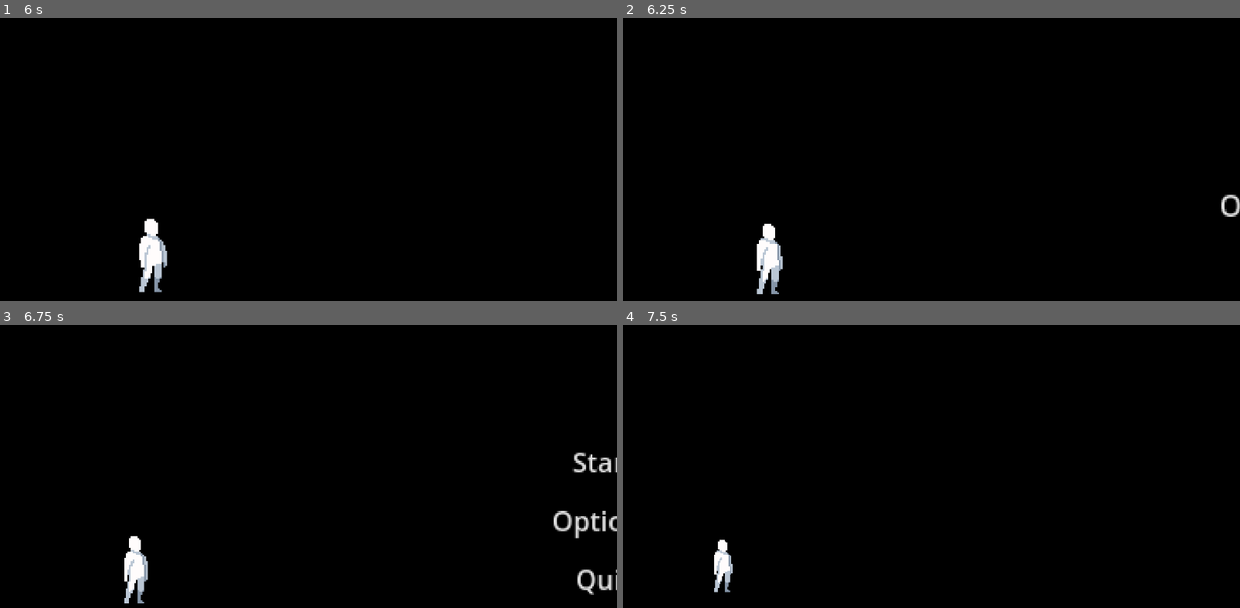
Above: before the commit, frames 1-4 (two rows, left to right).
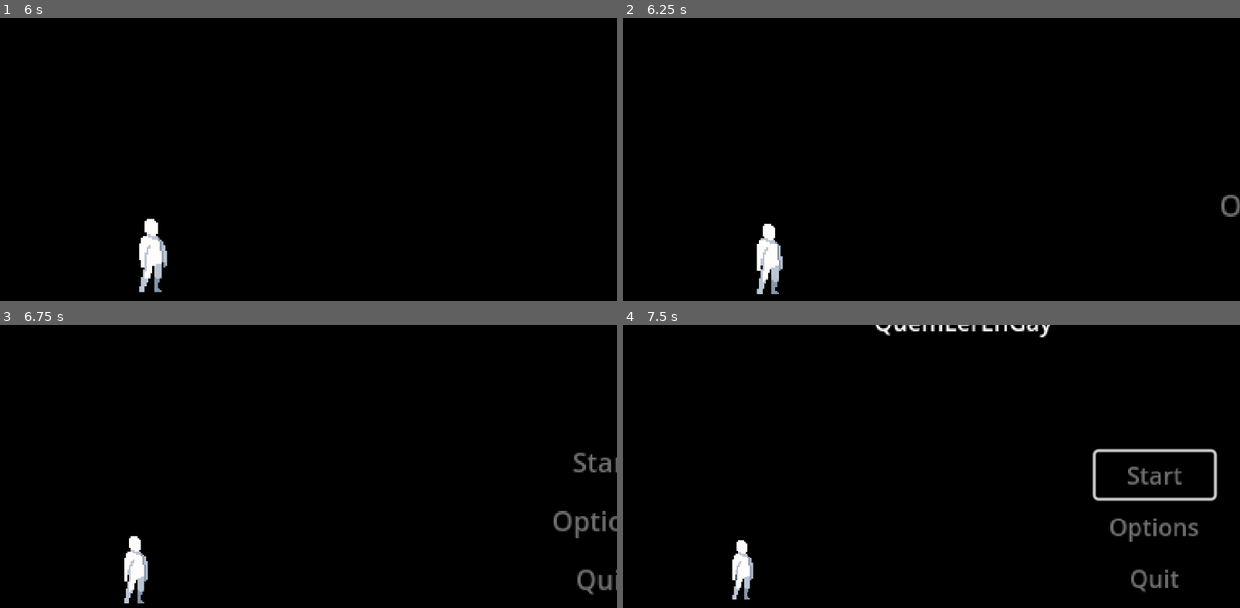
Above: after the commit, the same moments.

Repository: AlissonLamarque/Shovel-GameJam
Game: Godot game, scene res://scenes/main.tscn
Same seed, same stepped clock (60 frames per second), same inputs: the game is played once before the commit and once after it.
Inputs (mouse positions are in pixels of both pictures, inside the frame that each line leads up to):
- Up to frame 1 (6 s): tap Enter at 0.5 s; hold Z (jump) 0.53-1.28 s; hold Right (ui_right) 0.53-2.03 s; tap Space at 1.25 s; tap Down (slide) every 1.5 s from 1.35 to 5.85 s; tap Z (jump) at 1.52, 1.55, 1.82, 3.02, 3.05, 3.32, 4.52, 4.55, 4.82 s; hold Left (ui_left) 2.03-2.78 s; hold Z (jump) 2.03-2.78 s; hold Right (ui_right) 2.78-4.28 s; hold Z (jump) 3.53-4.28 s; hold Left (ui_left) 4.28-5.03 s; hold Right (ui_right) 5.03-5.78 s; hold Z (jump) 5.03-5.78 s; hold Left (ui_left) from 5.78 s (still down)
- Up to frame 2 (6.25 s): keep holding Left (ui_left); tap Z (jump) at 6.02, 6.05 s
- Up to frame 3 (6.75 s): keep holding Left (ui_left); tap Z (jump) at 6.32 s; hold Z (jump) from 6.53 s (still down)
- Up to frame 4 (7.5 s): release Left (ui_left) at 7.25 s; release Z (jump) at 7.25 s; click (1178, 472) at 7.25 s, where only the run before the commit has a clickable "Start"

Frame 1 is identical in both runs. In frame 2, 0.1% of the frame differs, in the area x 96-100%, y 62-71%; in frame 3, 0.8%; in frame 4, 3.2%, in the area x 14-97%, y 0-98%.

Commit message:
Base de obstáculos

Diff:
--- a/scenes/cutscene_opening.tscn
+++ b/scenes/cutscene_opening.tscn
@@ -3,6 +3,57 @@
 [ext_resource type="PackedScene" uid="uid://drlvqiigtdpxh" path="res://scenes/player.tscn" id="1_8oc0i"]
 
 [sub_resource type="WorldBoundaryShape2D" id="WorldBoundaryShape2D_8oc0i"]
+
+[sub_resource type="Animation" id="Animation_8oc0i"]
+length = 0.001
+tracks/0/type = "value"
+tracks/0/imported = false
+tracks/0/enabled = true
+tracks/0/path = NodePath("Player:position")
+tracks/0/interp = 1
+tracks/0/loop_wrap = true
+tracks/0/keys = {
+"times": PackedFloat32Array(0),
+"transitions": PackedFloat32Array(1),
+"update": 0,
+"values": [Vector2(-50, 200)]
+}
+tracks/1/type = "value"
+tracks/1/imported = false
+tracks/1/enabled = true
+tracks/1/path = NodePath("Player/AnimatedSprite2D:animation")
+tracks/1/interp = 1
+tracks/1/loop_wrap = true
+tracks/1/keys = {
+"times": PackedFloat32Array(0),
+"transitions": PackedFloat32Array(1),
+"update": 1,
+"values": [&"walk"]
+}
+tracks/2/type = "value"
+tracks/2/imported = false
+tracks/2/enabled = true
+tracks/2/path = NodePath("Camera2D:zoom")
+tracks/2/interp = 1
+tracks/2/loop_wrap = true
+tracks/2/keys = {
+"times": PackedFloat32Array(0),
+"transitions": PackedFloat32Array(1),
+"update": 0,
+"values": [Vector2(4, 4)]
+}
+tracks/3/type = "value"
+tracks/3/imported = false
+tracks/3/enabled = true
+tracks/3/path = NodePath("Camera2D:position")
+tracks/3/interp = 1
+tracks/3/loop_wrap = true
+tracks/3/keys = {
+"times": PackedFloat32Array(0),
+"transitions": PackedFloat32Array(1),
+"update": 0,
+"values": [Vector2(0, 80)]
+}
 
 [sub_resource type="Animation" id="Animation_isu1r"]
 resource_name = "opening"
@@ -70,57 +121,6 @@
 "values": [Vector2(0, 80), Vector2(0, 0)]
 }
 
-[sub_resource type="Animation" id="Animation_8oc0i"]
-length = 0.001
-tracks/0/type = "value"
-tracks/0/imported = false
-tracks/0/enabled = true
-tracks/0/path = NodePath("Player:position")
-tracks/0/interp = 1
-tracks/0/loop_wrap = true
-tracks/0/keys = {
-"times": PackedFloat32Array(0),
-"transitions": PackedFloat32Array(1),
-"update": 0,
-"values": [Vector2(-50, 200)]
-}
-tracks/1/type = "value"
-tracks/1/imported = false
-tracks/1/enabled = true
-tracks/1/path = NodePath("Player/AnimatedSprite2D:animation")
-tracks/1/interp = 1
-tracks/1/loop_wrap = true
-tracks/1/keys = {
-"times": PackedFloat32Array(0),
-"transitions": PackedFloat32Array(1),
-"update": 1,
-"values": [&"walk"]
-}
-tracks/2/type = "value"
-tracks/2/imported = false
-tracks/2/enabled = true
-tracks/2/path = NodePath("Camera2D:zoom")
-tracks/2/interp = 1
-tracks/2/loop_wrap = true
-tracks/2/keys = {
-"times": PackedFloat32Array(0),
-"transitions": PackedFloat32Array(1),
-"update": 0,
-"values": [Vector2(4, 4)]
-}
-tracks/3/type = "value"
-tracks/3/imported = false
-tracks/3/enabled = true
-tracks/3/path = NodePath("Camera2D:position")
-tracks/3/interp = 1
-tracks/3/loop_wrap = true
-tracks/3/keys = {
-"times": PackedFloat32Array(0),
-"transitions": PackedFloat32Array(1),
-"update": 0,
-"values": [Vector2(0, 80)]
-}
-
 [sub_resource type="AnimationLibrary" id="AnimationLibrary_0yq5j"]
 _data = {
 &"RESET": SubResource("Animation_8oc0i"),
--- a/scenes/game.tscn
+++ b/scenes/game.tscn
@@ -1,7 +1,9 @@
-[gd_scene load_steps=4 format=3 uid="uid://cteme15mj75c1"]
+[gd_scene load_steps=6 format=3 uid="uid://cteme15mj75c1"]
 
 [ext_resource type="Script" uid="uid://bg1vmgewkv01v" path="res://scripts/game.gd" id="1_yqjtg"]
 [ext_resource type="PackedScene" uid="uid://drlvqiigtdpxh" path="res://scenes/player.tscn" id="2_lnu2h"]
+[ext_resource type="PackedScene" uid="uid://bse1uw3flo2hj" path="res://scenes/obst_manager.tscn" id="3_lnu2h"]
+[ext_resource type="PackedScene" uid="uid://cv0sqmc3g7w2c" path="res://scenes/obst_jump.tscn" id="4_lbhrr"]
 
 [sub_resource type="WorldBoundaryShape2D" id="WorldBoundaryShape2D_e0exv"]
 
@@ -27,4 +29,11 @@
 frame = 0
 frame_progress = 0.0
 
+[node name="Obst_Manager" parent="." instance=ExtResource("3_lnu2h")]
+cenas_obstaculos = Array[PackedScene]([ExtResource("4_lbhrr")])
+
+[node name="Spawn_Position" parent="Obst_Manager" index="1"]
+position = Vector2(500, 200)
+
 [editable path="Player"]
+[editable path="Obst_Manager"]
--- a/scenes/main_menu.tscn
+++ b/scenes/main_menu.tscn
@@ -37,16 +37,19 @@
 [node name="Start" type="Button" parent="Button_Container"]
 layout_mode = 2
 theme_type_variation = &"FlatButton"
+disabled = true
 text = "Start"
 
 [node name="Options" type="Button" parent="Button_Container"]
 layout_mode = 2
 theme_type_variation = &"FlatButton"
+disabled = true
 text = "Options"
 
 [node name="Quit" type="Button" parent="Button_Container"]
 layout_mode = 2
 theme_type_variation = &"FlatButton"
+disabled = true
 text = "Quit"
 
 [node name="Cutscene_Opening" parent="." instance=ExtResource("2_ekxnf")]
--- /dev/null
+++ b/scenes/obst_jump.tscn
@@ -0,0 +1,22 @@
+[gd_scene load_steps=4 format=3 uid="uid://cv0sqmc3g7w2c"]
+
+[ext_resource type="Script" uid="uid://vfxb8l6qpuqo" path="res://scripts/obst_jump.gd" id="1_u2ee7"]
+
+[sub_resource type="RectangleShape2D" id="RectangleShape2D_hk4ol"]
+size = Vector2(20, 18)
+
+[sub_resource type="PlaceholderTexture2D" id="PlaceholderTexture2D_u2ee7"]
+
+[node name="Obst_Jump" type="Area2D"]
+script = ExtResource("1_u2ee7")
+
+[node name="CollisionShape2D" type="CollisionShape2D" parent="."]
+shape = SubResource("RectangleShape2D_hk4ol")
+
+[node name="Sprite2D" type="Sprite2D" parent="."]
+scale = Vector2(20.2439, 18)
+texture = SubResource("PlaceholderTexture2D_u2ee7")
+
+[node name="VisibleOnScreenNotifier2D" type="VisibleOnScreenNotifier2D" parent="."]
+position = Vector2(-8.9407e-08, 8.9407e-08)
+scale = Vector2(1, 0.9)
--- /dev/null
+++ b/scenes/obst_manager.tscn
@@ -0,0 +1,12 @@
+[gd_scene load_steps=2 format=3 uid="uid://bse1uw3flo2hj"]
+
+[ext_resource type="Script" uid="uid://c2cvlnw0hrkfo" path="res://scripts/obst_manager.gd" id="1_x7eeu"]
+
+[node name="Obst_Manager" type="Node2D"]
+script = ExtResource("1_x7eeu")
+
+[node name="Spawn_Timer" type="Timer" parent="."]
+wait_time = 3.0
+autostart = true
+
+[node name="Spawn_Position" type="Marker2D" parent="."]
--- a/scripts/main_menu.gd
+++ b/scripts/main_menu.gd
@@ -9,7 +9,11 @@
 @onready var cutscene_opening: Node2D = $Cutscene_Opening
 @onready var animation_player: AnimationPlayer = $Cutscene_Opening/AnimationPlayer
 
+
 func _ready():
+	# Estabelece uma função para quando terminar a cutscene
+	animation_player.animation_finished.connect(_on_animation_finished)
+
 	# Conecta os botões a suas respectivas funções
 	$Button_Container/Start.pressed.connect(_on_start_button_pressed)
 	$Button_Container/Options.pressed.connect(_on_options_button_pressed)
@@ -29,3 +33,11 @@
 func _on_quit_button_pressed():
 	# Comando que fecha o jogo
 	get_tree().quit()
+
+func _on_animation_finished(anim_name: String):
+	# Verificação se a animação que terminou é a de abertura
+	if anim_name == "opening":
+		# Habilita todos os botões para que se tornem clicáveis.
+		for button in button_container.get_children():
+			if button is Button:
+				button.disabled = false
--- /dev/null
+++ b/scripts/obst_jump.gd
@@ -0,0 +1,16 @@
+extends Area2D
+
+@export var velocidade = 150.0
+
+func _ready():
+	$VisibleOnScreenNotifier2D.screen_exited.connect(_on_screen_exited)
+
+func _process(delta):
+	position.x -= velocidade * delta
+
+func _on_screen_exited():
+	queue_free()
+
+
+func _on_body_entered(body: Node2D) -> void:
+	print("Colisão detectada com: ", body.name)
--- /dev/null
+++ b/scripts/obst_manager.gd
@@ -0,0 +1,19 @@
+extends Node2D
+
+@export var cenas_obstaculos: Array[PackedScene]
+@onready var spawn_timer: Timer = $Spawn_Timer
+@onready var spawn_position: Marker2D = $Spawn_Position
+
+func _ready():
+	spawn_timer.timeout.connect(_on_spawn_timer_timeout)
+
+func _on_spawn_timer_timeout():
+	if cenas_obstaculos.is_empty():
+		return
+
+	var obstaculo_escolhido = cenas_obstaculos.pick_random()
+	var novo_obstaculo = obstaculo_escolhido.instantiate()
+
+	novo_obstaculo.global_position = Vector2(spawn_position.global_position.x, 200)
+
+	add_child(novo_obstaculo)
Not shown: 1 places in scenes/ripple.tscn that only renumber resources
Not shown, added: scripts/obst_jump.gd.uid
Not shown, added: scripts/obst_manager.gd.uid
